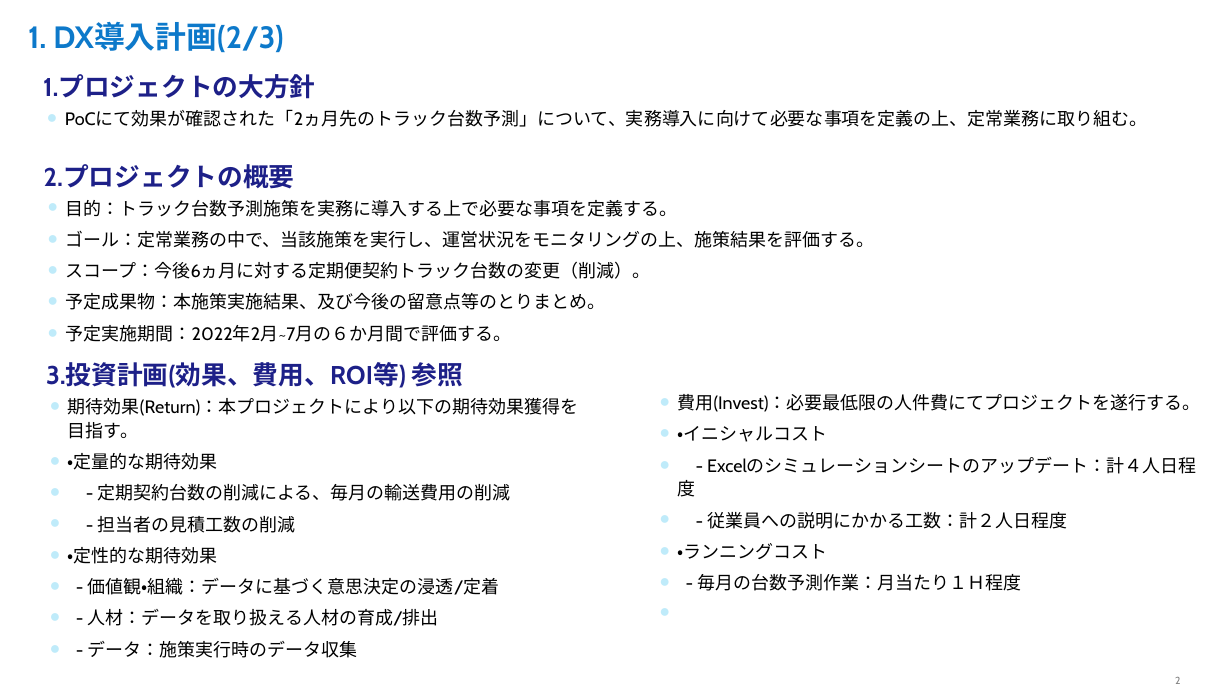
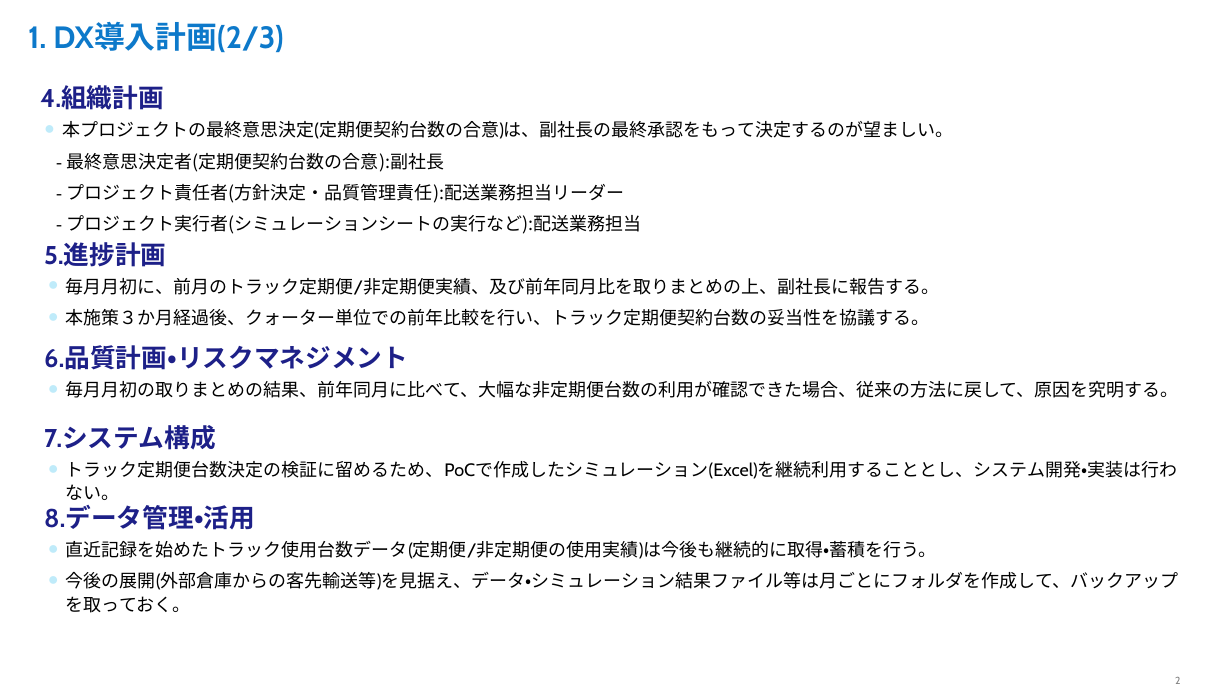
Before and after one commit to carreraastra/PBL01, a slide deck: slide 2 of PBL04_演習5_m.kiyo.pptx. Drawn at 1232x693 pixels with LibreOffice and Linux fonts; fonts in the diff are those of the drawing; background and template pictures are left out. Boxes give left, top, right and bottom in pixels: in the first picture for what was removed or moved away, otherwise in the second. Text is boxed around its words. In the diff, an @@ line names an element or a change of style, - is before the commit and + after.

```diff
--- a/PBL04_演習5_m.kiyo.pptx
+++ b/PBL04_演習5_m.kiyo.pptx
@@ table at box(37, 77, 1196, 238) @@
-row 1, column 1: 2.プロジェクトの概要
+row 1, column 1: 4.組織計画
-row 2, column 1: 目的：トラック台数予測施策を実務に導入する上で必要な事項を定義する。 / ゴール：定常業務の中で、当該施策を実行し、運営状況をモニタリングの上、施策結果を評価する。 / スコープ：今後6ヵ月に対する定期便契約トラック台数の変更（削減）。 / 予定成果物：本施策実施結果、及び今後の留意点等のとりまとめ。 / 予定実施期間：2022年2月~7月の６か月間で評価する。
+row 2, column 1: 本プロジェクトの最終意思決定(定期便契約台数の合意)は、副社長の最終承認をもって決定するのが望ましい。 / - 最終意思決定者(定期便契約台数の合意):副社長 / - プロジェクト責任者(方針決定・品質管理責任):配送業務担当リーダー / - プロジェクト実行者(シミュレーションシートの実行など):配送業務担当
@@ table: place and size @@
-table at box(40, 154, 1199, 391)
+table at box(37, 77, 1196, 238)
@@ table removed at box(40, 66, 1195, 251), 2 rows, 1 columns @@
-1.プロジェクトの大方針
-PoCにて効果が確認された「2ヵ月先のトラック台数予測」について、実務導入に向けて必要な事項を定義の上、定常業務に取り組む。
@@ table added at box(41, 233, 1200, 330), 2 rows, 1 columns @@
+5.進捗計画
+毎月月初に、前月のトラック定期便/非定期便実績、及び前年同月比を取りまとめの上、副社長に報告する。 / 本施策３か月経過後、クォーター単位での前年比較を行い、トラック定期便契約台数の妥当性を協議する。
@@ table added at box(41, 336, 1200, 504), 2 rows, 1 columns @@
+6.品質計画・リスクマネジメント
+毎月月初の取りまとめの結果、前年同月に比べて、大幅な非定期便台数の利用が確認できた場合、従来の方法に戻して、原因を究明する。
@@ table removed at box(43, 353, 603, 662), 2 rows, 1 columns @@
-3.投資計画(効果、費用、ROI等) 参照
-期待効果(Return)：本プロジェクトにより以下の期待効果獲得を目指す。 / ・定量的な期待効果 / - 定期契約台数の削減による、毎月の輸送費用の削減 / - 担当者の見積工数の削減 / ・定性的な期待効果 / - 価値観・組織：データに基づく意思決定の浸透/定着 / - 人材：データを取り扱える人材の育成/排出 / - データ：施策実行時のデータ収集
@@ table removed at box(653, 386, 1213, 658), 1 rows, 1 columns @@
-費用(Invest)：必要最低限の人件費にてプロジェクトを遂行する。 / ・イニシャルコスト / - Excelのシミュレーションシートのアップデート：計４人日程度 / - 従業員への説明にかかる工数：計２人日程度 / ・ランニングコスト / - 毎月の台数予測作業：月当たり１Ｈ程度
@@ table added at box(41, 416, 1200, 594), 2 rows, 1 columns @@
+7.システム構成
+トラック定期便台数決定の検証に留めるため、PoCで作成したシミュレーション(Excel)を継続利用することとし、システム開発・実装は行わない。
@@ table added at box(41, 496, 1200, 617), 2 rows, 1 columns @@
+8.データ管理・活用
+直近記録を始めたトラック使用台数データ(定期便/非定期便の使用実績)は今後も継続的に取得・蓄積を行う。 / 今後の展開(外部倉庫からの客先輸送等)を見据え、データ・シミュレーション結果ファイル等は月ごとにフォルダを作成して、バックアップを取っておく。
```
Also in this commit, not shown: 5 other slides changed, 1 slide added.
